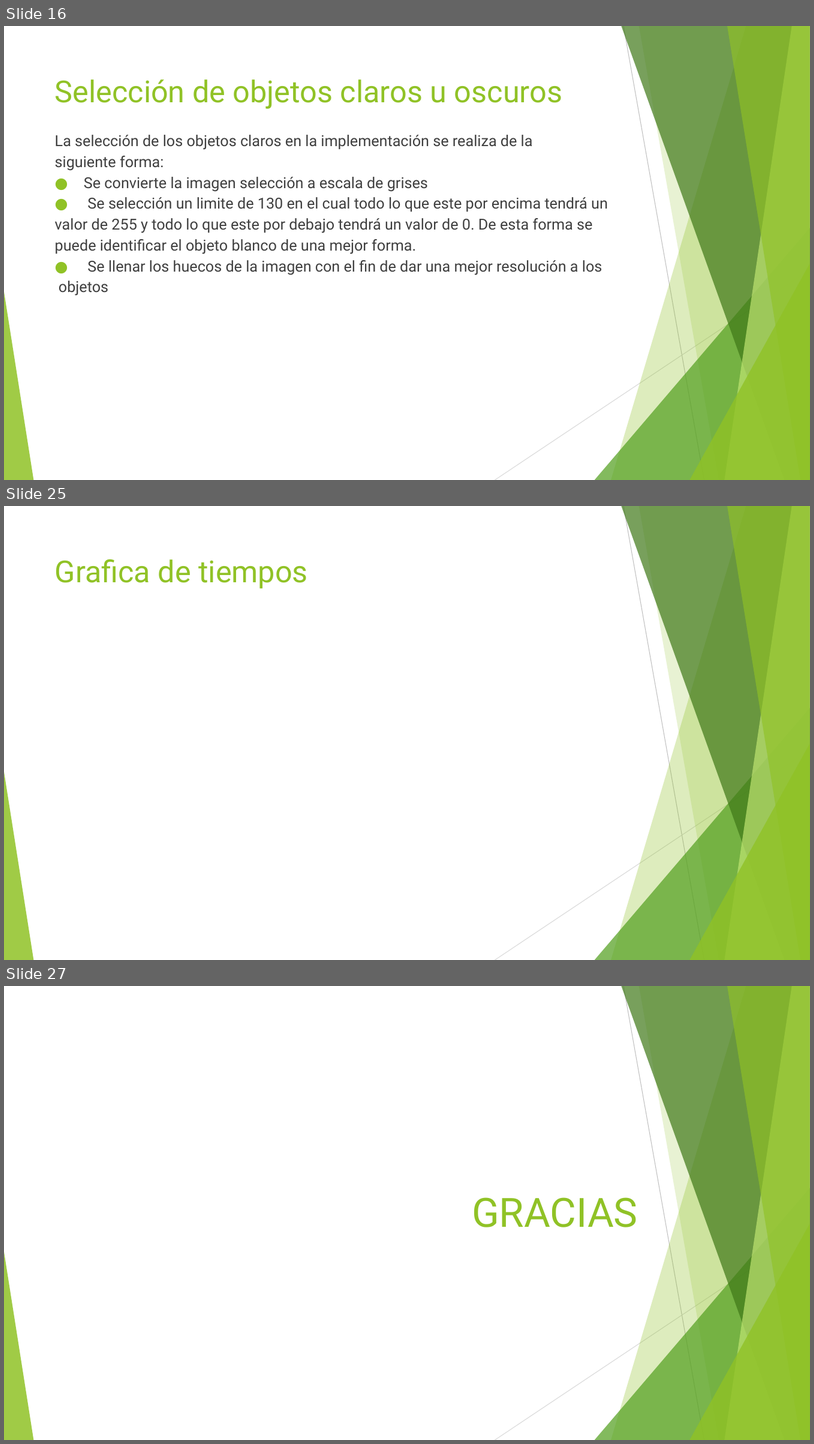
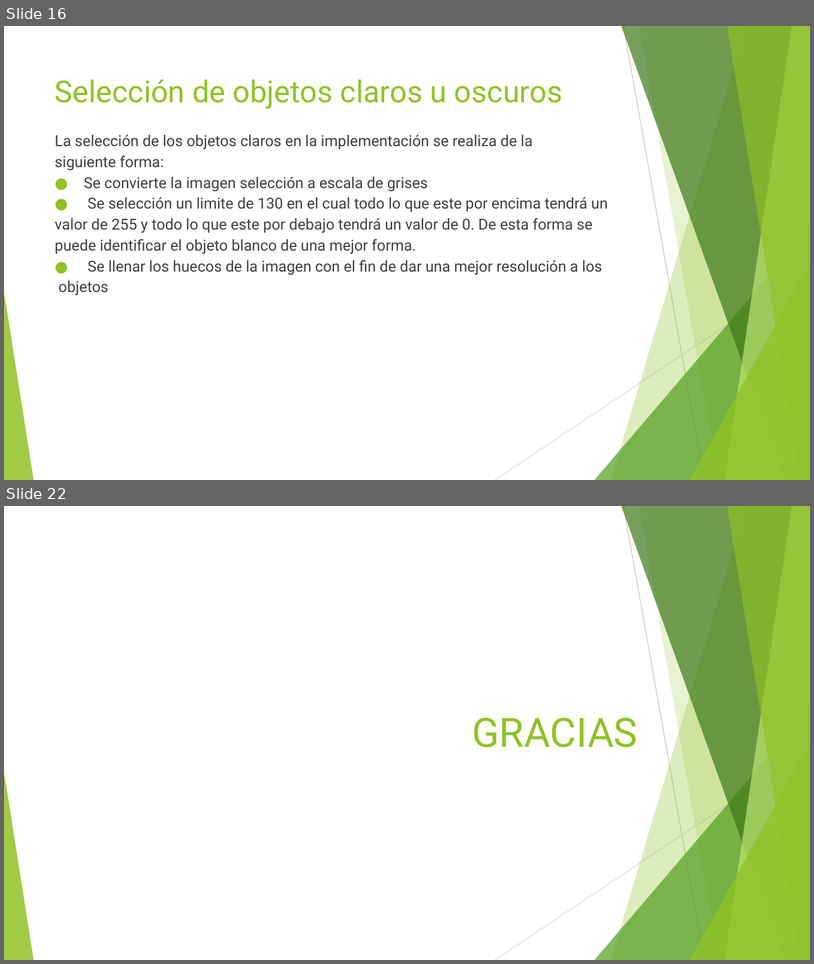
Before and after one commit to metalslayer95/HPC0120152, a slide deck: Final/Blur.pptx.pptx. Shown one above the other, each under a label of ours: slides 16, 25 and 27 before the commit, slides 16 and 22 after it; the slides between them are not shown. The pictures are 814x1444 and 814x964 pixels, drawn with LibreOffice and Linux fonts; fonts in the diff are those of the drawing. Boxes give left, top, right and bottom in pixels: in the first picture for what was removed or moved away, otherwise in the second. Text is boxed around its words. In the diff, an @@ line names an element or a change of style, - is before the commit and + after.

```diff
--- a/Final/Blur.pptx.pptx
+++ b/Final/Blur.pptx.pptx
@@ slide 25 removed at (x1=4, y1=506, x2=810, y2=960), background #FFFFFF; not listed: 10 template elements that a slide beside it also shows @@
@@ title removed at (x1=55, y1=559, x2=308, y2=589) @@
-Grafica de tiempos
@@ what was slide 27 is now slide 22 @@
```
Also in this commit, not shown: 1 slide changed, 5 slides added, 9 other slides removed, 1 other file.
